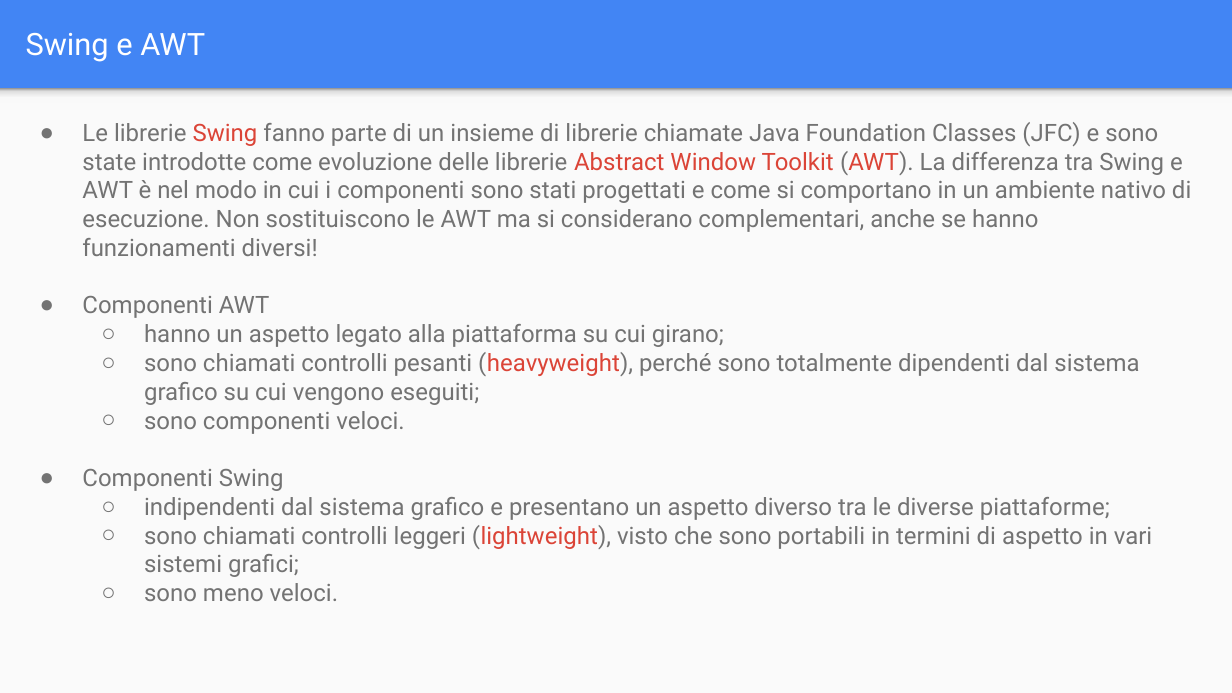
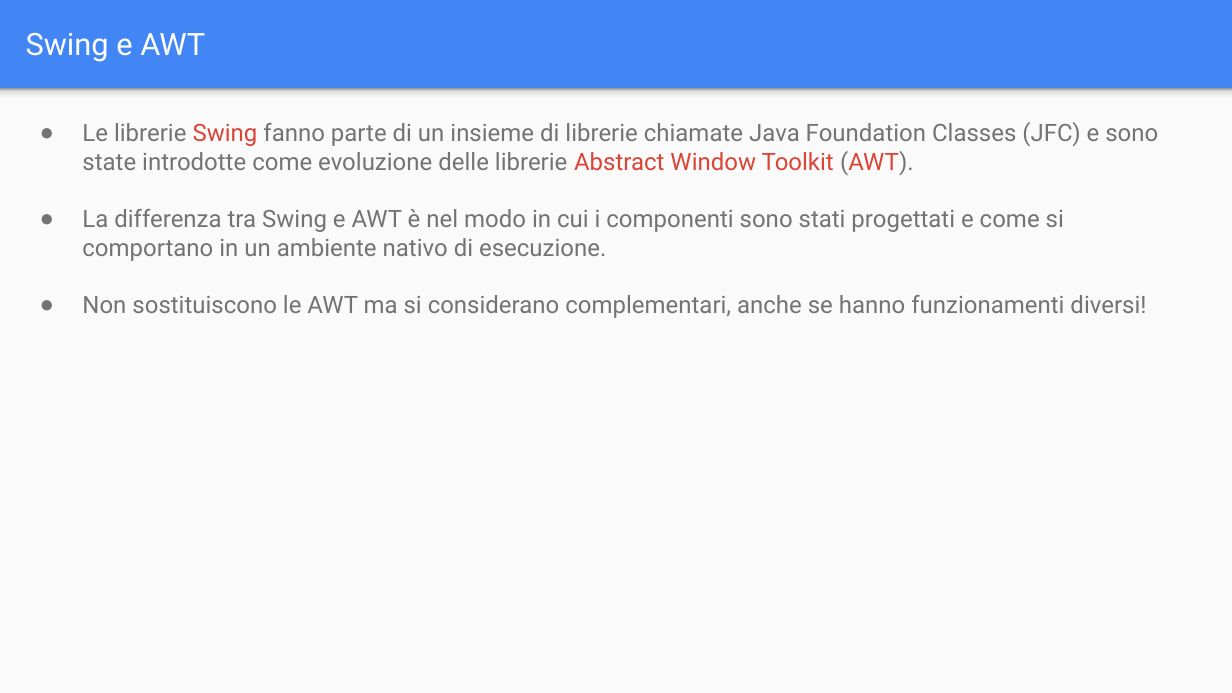
Before and after one commit to Rhaegal222/User-Interface-Design, a slide deck: slide 3 of Slides/2 - Interfacce Utente/02 - Interfacce Utente - Swing e JavaFX.pptx. Drawn at 1232x693 pixels with LibreOffice and Linux fonts; fonts in the diff are those of the drawing. Boxes give left, top, right and bottom in pixels: in the first picture for what was removed or moved away, otherwise in the second. Text is boxed around its words. In the diff, an @@ line names an element or a change of style, - is before the commit and + after.

```diff
--- a/Slides/2 - Interfacce Utente/02 - Interfacce Utente - Swing e JavaFX.pptx
+++ b/Slides/2 - Interfacce Utente/02 - Interfacce Utente - Swing e JavaFX.pptx
@@ text at [82,122,1158,318]: text changed @@
-● Le librerie Swing fanno parte di un insieme di librerie chiamate Java Foundation Classes (JFC) e sono state introdotte come evoluzione delle librerie Abstract Window Toolkit (AWT). La differenza tra Swing e AWT è nel modo in cui i componenti sono stati progettati e come si comportano in un ambiente nativo di esecuzione. Non sostituiscono le AWT ma si considerano complementari, anche se hanno funzionamenti diversi!
-● Componenti AWT
-  ○ hanno un aspetto legato alla piattaforma su cui girano;
-  ○ sono chiamati controlli pesanti (heavyweight), perché sono totalmente dipendenti dal sistema grafico su cui vengono eseguiti;
-  ○ sono componenti veloci.
-● Componenti Swing
-  ○ indipendenti dal sistema grafico e presentano un aspetto diverso tra le diverse piattaforme;
-  ○ sono chiamati controlli leggeri (lightweight), visto che sono portabili in termini di aspetto in vari sistemi grafici;
-  ○ sono meno veloci.
+● Le librerie Swing fanno parte di un insieme di librerie chiamate Java Foundation Classes (JFC) e sono state introdotte come evoluzione delle librerie Abstract Window Toolkit (AWT).
+● La differenza tra Swing e AWT è nel modo in cui i componenti sono stati progettati e come si comportano in un ambiente nativo di esecuzione.
+● Non sostituiscono le AWT ma si considerano complementari, anche se hanno funzionamenti diversi!
```
Also in this commit, not shown: 10 other slides changed, 35 other files.
